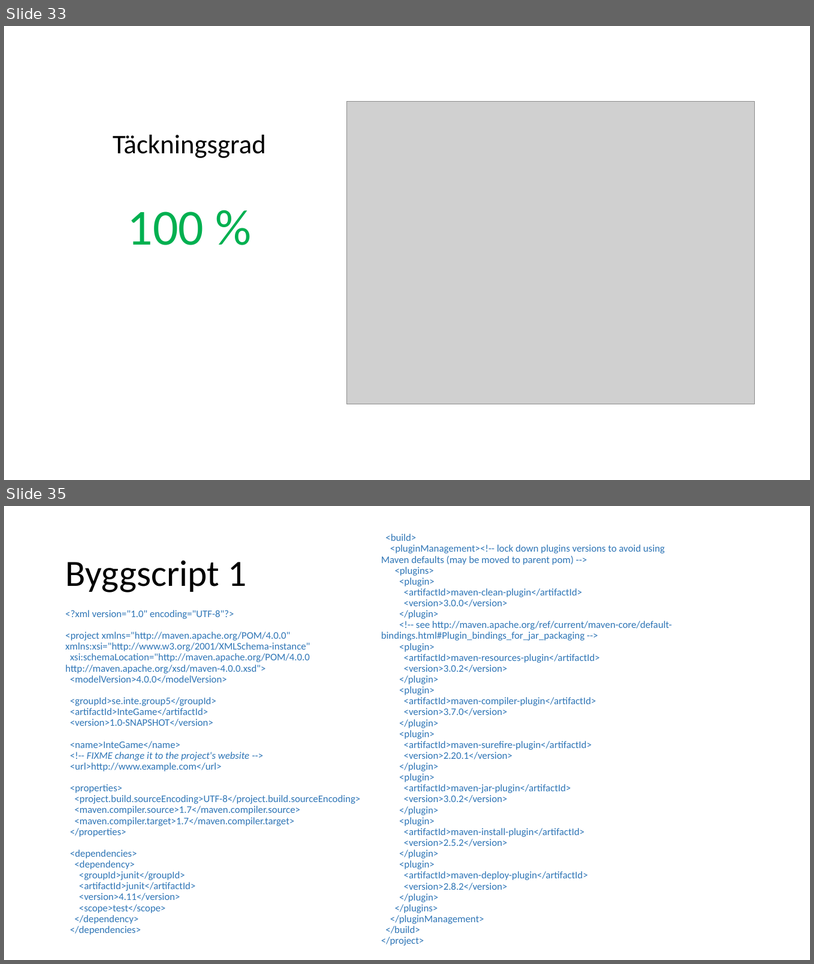
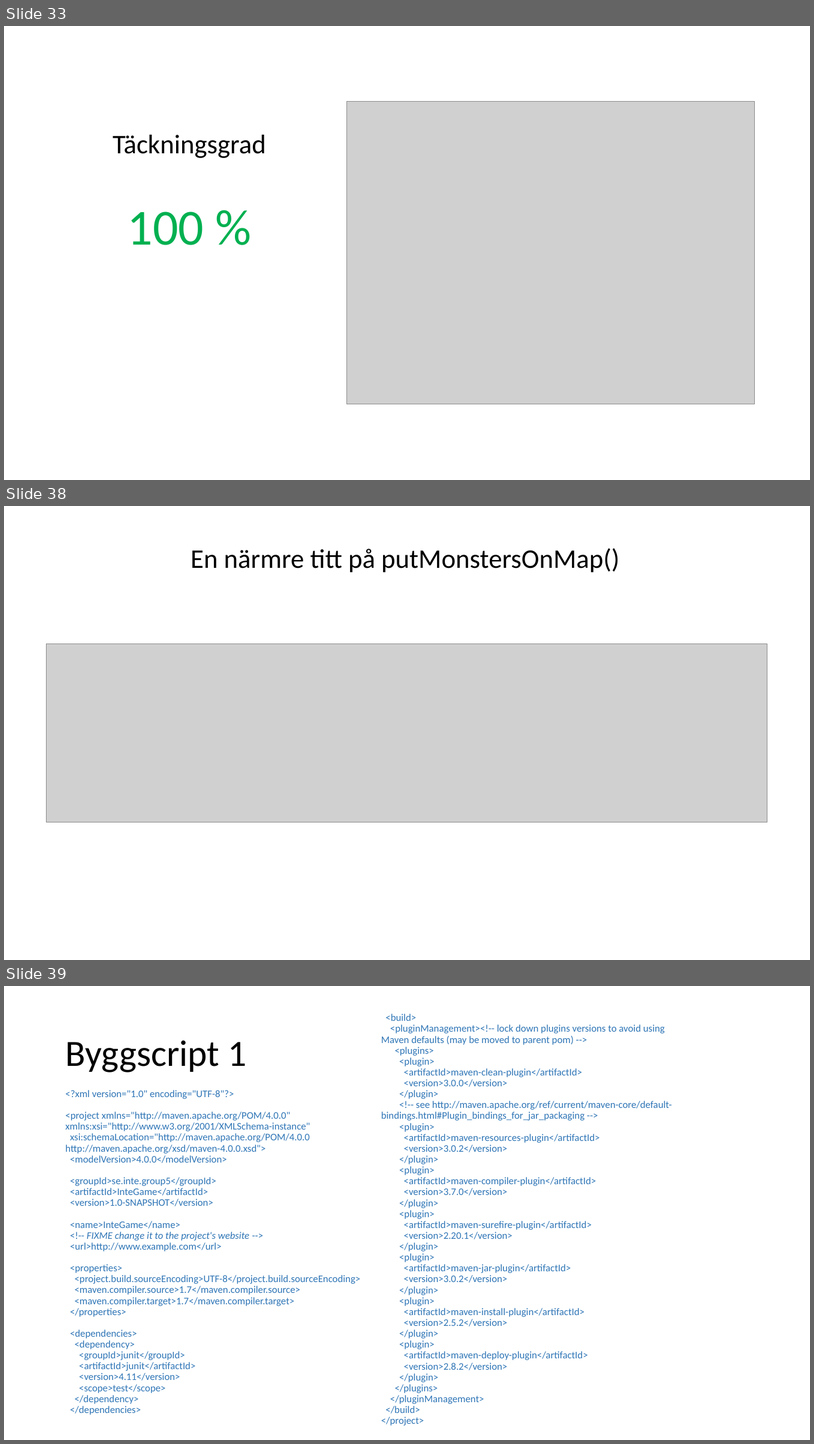
Before and after one commit to hampusidstam/InteGame, a slide deck: docs/Slutredovisning_grp5_v8.pptx. Shown one above the other, each under a label of ours: slides 33 and 35 before the commit, slides 33, 38 and 39 after it; the slides between them are not shown. The pictures are 814x964 and 814x1444 pixels, drawn with LibreOffice and Linux fonts; fonts in the diff are those of the drawing; grey boxes stand for pictures. Boxes give left, top, right and bottom in pixels: in the first picture for what was removed or moved away, otherwise in the second. Text is boxed around its words. In the diff, an @@ line names an element or a change of style, - is before the commit and + after.

```diff
--- a/docs/Slutredovisning_grp5_v8.pptx
+++ b/docs/Slutredovisning_grp5_v8.pptx
@@ slide 38 added at (4, 506, 810, 960), background #FFFFFF @@
@@ text added at (191, 548, 620, 573), 32 pt, text #000000 @@
+En närmre titt på putMonstersOnMap()
@@ picture added at (47, 643, 768, 822) @@
@@ what was slide 35 is now slide 39 @@
```
Also in this commit, not shown: 4 other slides added, 1 slide removed.
